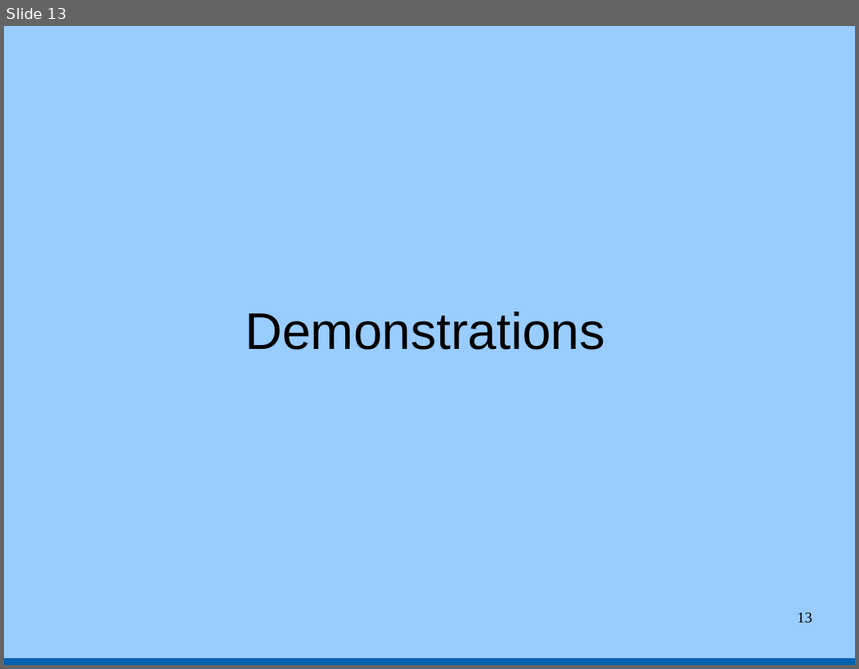
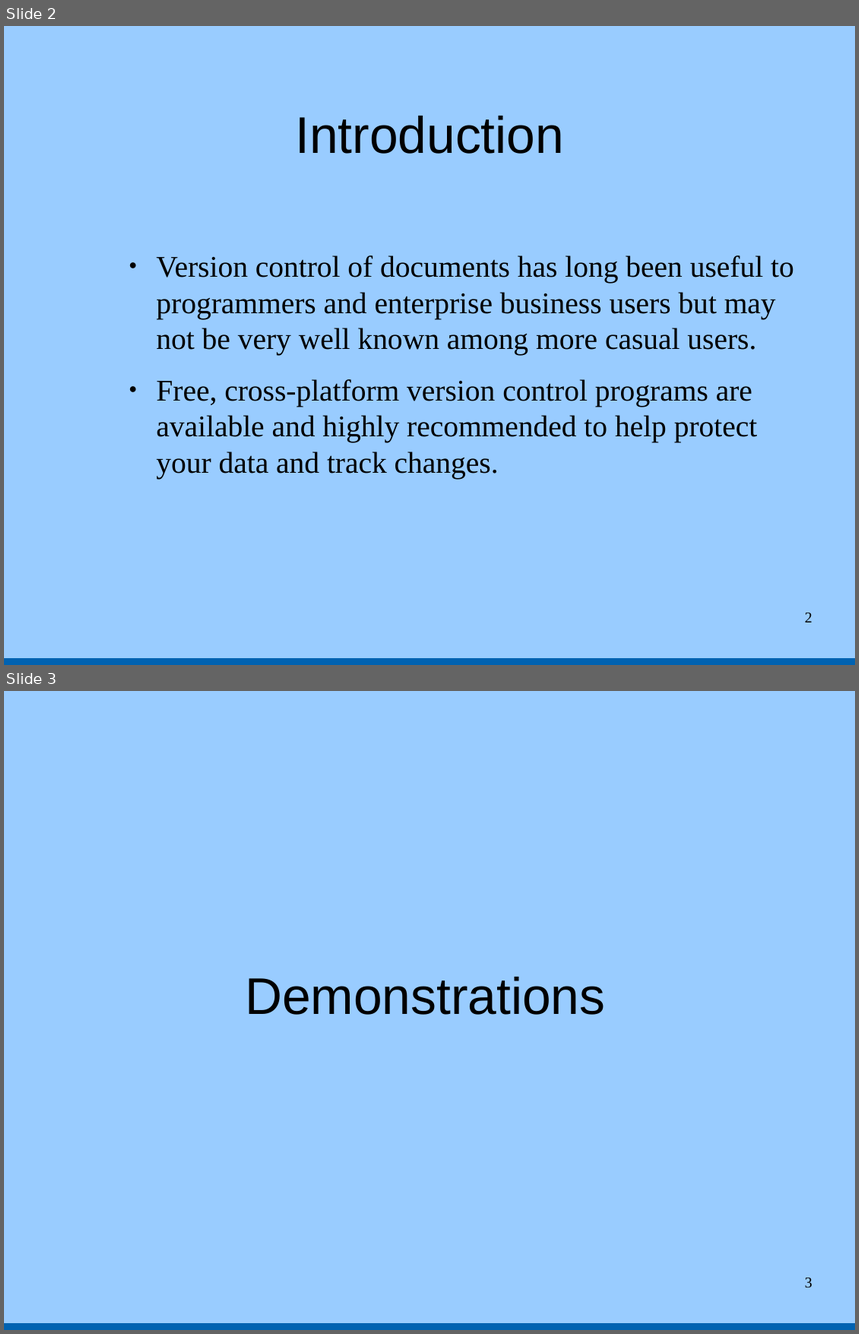
Before and after one commit to tbrowder/nwflug, a slide deck: NWFLUG/mtg-2015-07-06/version-control.odp. Shown one above the other, each under a label of ours: slide 13 before the commit, slides 2 and 3 after it. The pictures are 859x669 and 859x1334 pixels, drawn with LibreOffice and Linux fonts; fonts in the diff are those of the drawing. Boxes give left, top, right and bottom in pixels: in the first picture for what was removed or moved away, otherwise in the second. Text is boxed around its words. In the diff, an @@ line names an element or a change of style, - is before the commit and + after.

```diff
--- a/NWFLUG/mtg-2015-07-06/version-control.odp
+++ b/NWFLUG/mtg-2015-07-06/version-control.odp
@@ slide 2 added at (x1=4, y1=26, x2=855, y2=665), background #99CCFF; not listed: 1 template element that a slide beside it also shows @@
@@ title added at (x1=295, y1=116, x2=564, y2=154), 48 pt, text #000000 @@
+Introduction
@@ text added at (x1=156, y1=256, x2=794, y2=479), 28 pt, text #000000 @@
+● Version control of documents has long been useful to programmers and enterprise business users but may not be very well known among more casual users.
+● Free, cross-platform version control programs are available and highly recommended to help protect your data and track changes.
@@ page number added at (x1=805, y1=613, x2=813, y2=623), 14 pt, text #000000 @@
+2
@@ what was slide 13 is now slide 3 @@
@@ page number at (x1=805, y1=1278, x2=813, y2=1288): text changed @@
-13
+3
```
Also in this commit, not shown: 1 other slide added, 14 slides removed.
